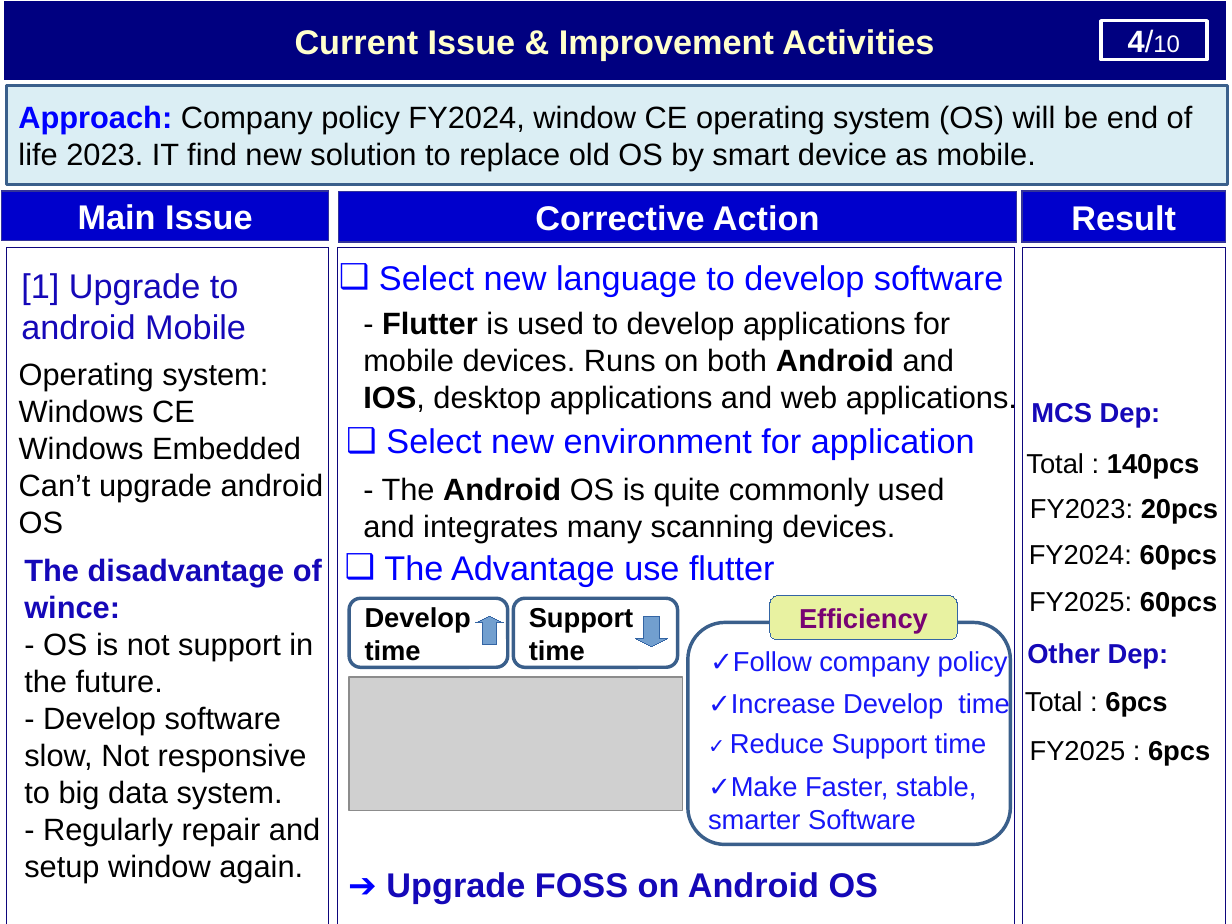
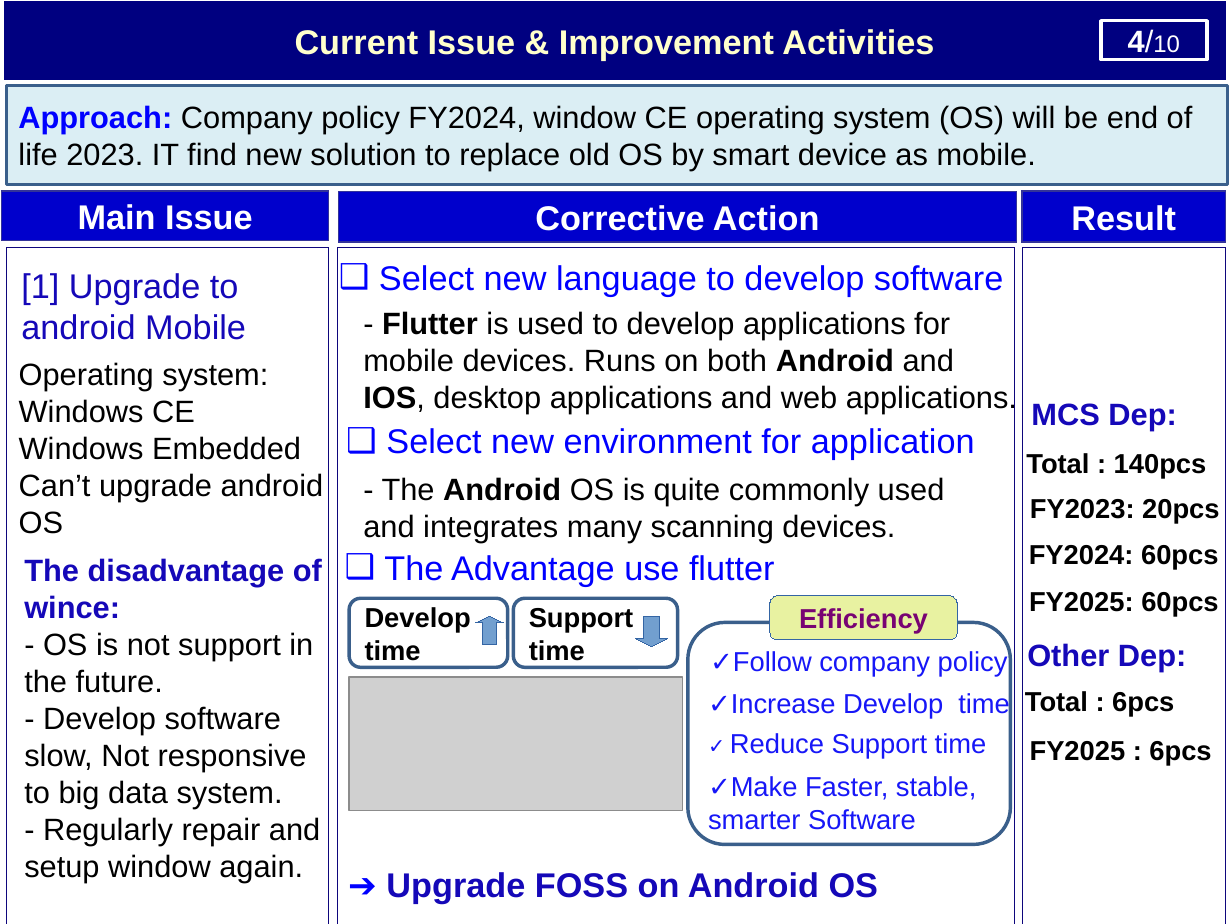
Before and after one commit to thietbicongnghevietnam/ReportPSNV, a slide deck: slide 5 of Report_test.pptx. Drawn at 1232x924 pixels with LibreOffice and Linux fonts; fonts in the diff are those of the drawing; grey boxes stand for pictures. Boxes give left, top, right and bottom in pixels: in the first picture for what was removed or moved away, otherwise in the second. Text is boxed around its words. In the diff, an @@ line names an element or a change of style, - is before the commit and + after.

```diff
--- a/Report_test.pptx
+++ b/Report_test.pptx
@@ text "MCS Dep:" at (1031, 403, 1176, 431): size 16 to 18 pt @@
@@ text "Total : 140pcs" at (1026, 453, 1207, 479): bold on in "Total :" @@
@@ text "FY2023: 20pcs" at (1030, 499, 1219, 524): bold on in "FY2023:" @@
@@ text "FY2024: 60pcs" at (1029, 545, 1218, 569): bold on in "FY2024:" @@
@@ text "FY2025: 60pcs" at (1029, 592, 1218, 617): bold on in "FY2025:" @@
@@ text "Other Dep:" at (1027, 643, 1186, 672): size 16 to 18 pt @@
@@ text "Total : 6pcs" at (1025, 691, 1174, 717): bold on in "Total :" @@
@@ text "FY2025 : 6pcs" at (1030, 741, 1211, 765): bold on in "FY2025 :" @@
```
Also in this commit, not shown: 3 other slides changed.
